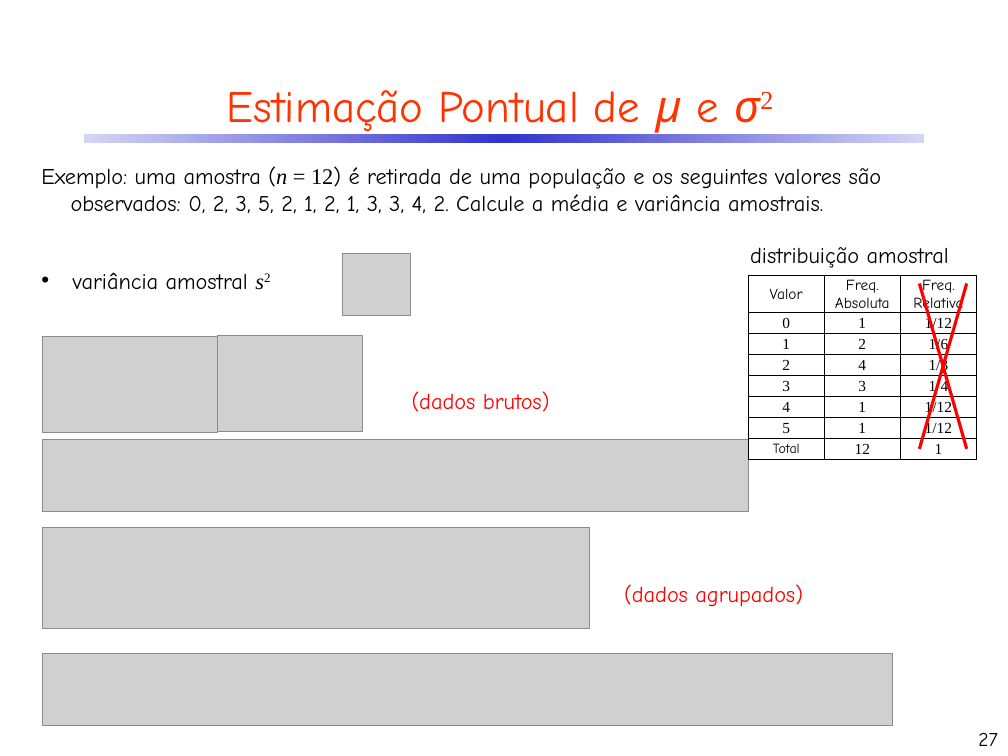
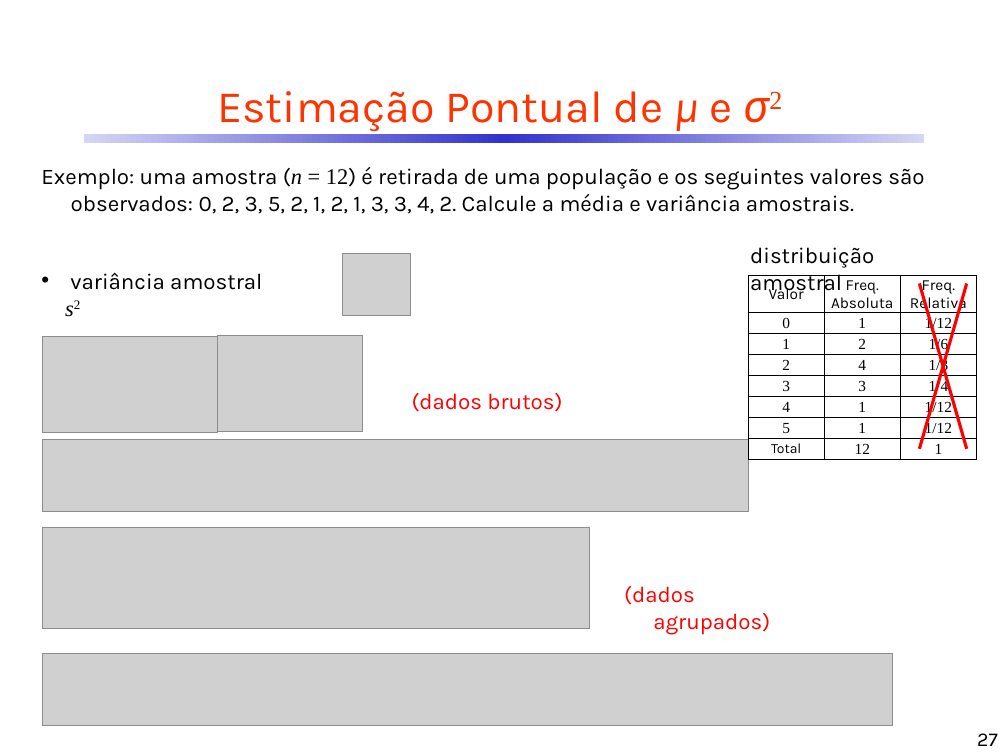
Before and after one commit to CDRenno/Estatistica, a slide deck: slide 27 of ppt/05InfEstat_EstimPontual.pptx. Drawn at 1008x756 pixels with LibreOffice and Linux fonts; fonts in the diff are those of the drawing; grey boxes stand for pictures. Boxes give left, top, right and bottom in pixels: in the first picture for what was removed or moved away, otherwise in the second. Text is boxed around its words. In the diff, an @@ line names an element or a change of style, - is before the commit and + after.

```diff
--- a/ppt/05InfEstat_EstimPontual.pptx
+++ b/ppt/05InfEstat_EstimPontual.pptx
@@ font Comic Neue to Karla in 6 elements at bbox=[624, 586, 770, 635], bbox=[217, 91, 733, 132], bbox=[41, 167, 924, 214], bbox=[412, 393, 562, 412], bbox=[977, 733, 998, 746], bbox=[750, 247, 874, 296] @@
@@ text "variância amostral s2" at bbox=[70, 272, 262, 290]: font Comic Neue to Karla in "variância amostral" @@
@@ table at bbox=[748, 275, 978, 459] @@
@@ font Comic Neue to Karla in "Valor", "Freq. Absoluta", "Freq. Relativa", "Total" @@
```
Also in this commit, not shown: 51 other slides changed, 5 other files.
